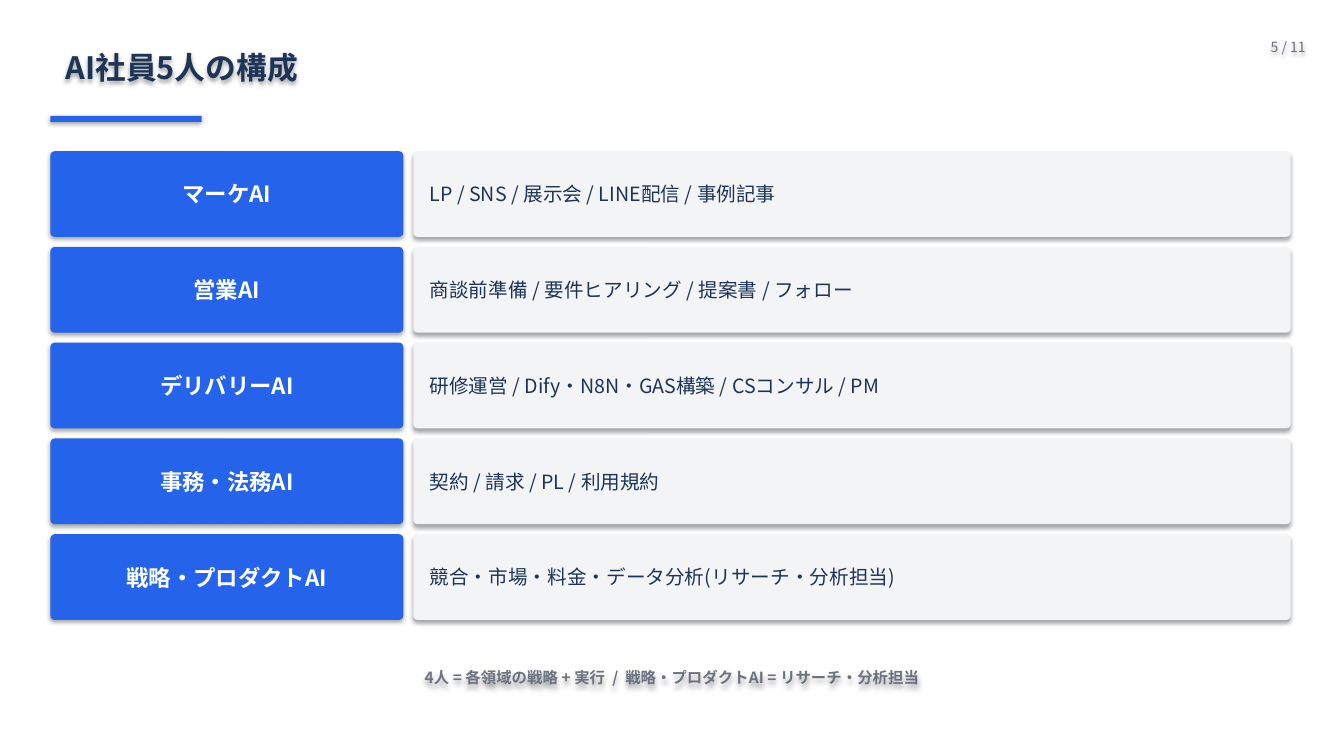
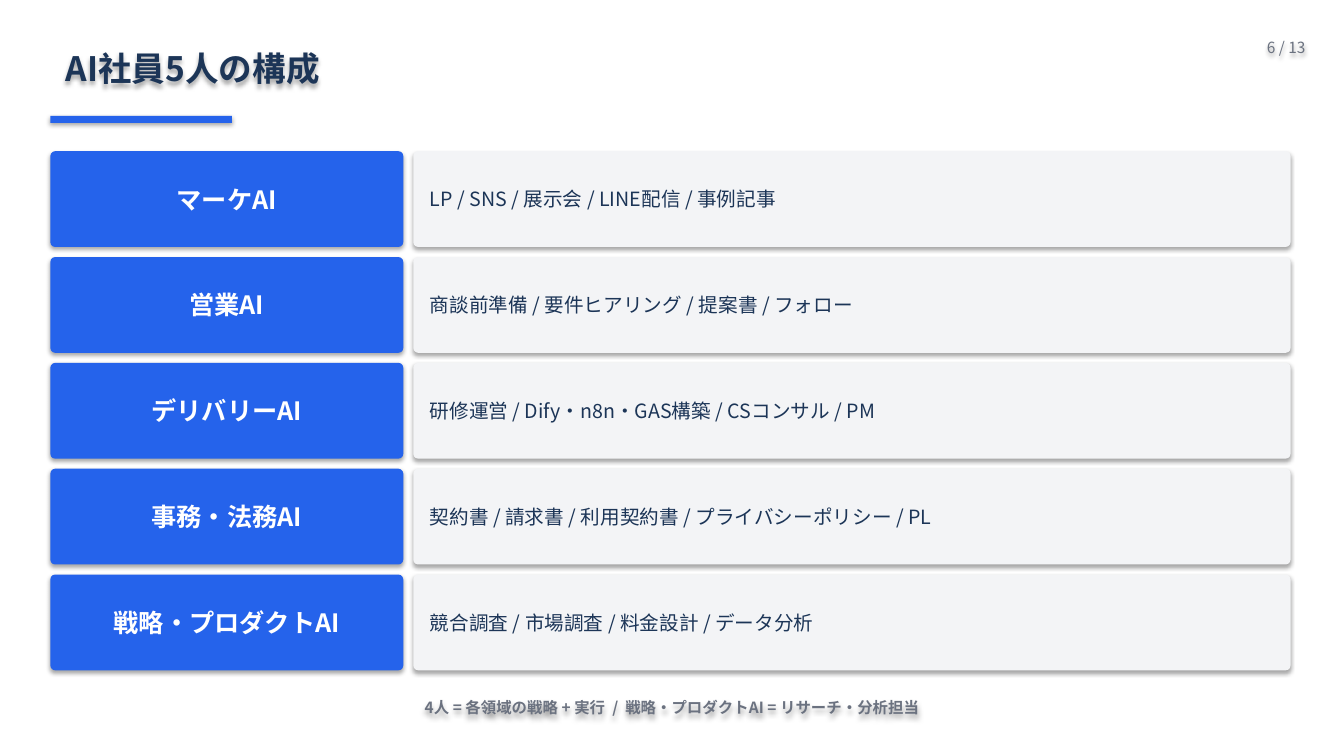
Before and after one commit to Ryunosuke-Okawa/Ryunosuke-n1, a slide deck: slide 6 of strategy/AI社員5人_発表_20260426.pptx (slide 5 before the commit). Drawn at 1344x756 pixels with LibreOffice and Linux fonts; fonts in the diff are those of the drawing. Boxes give left, top, right and bottom in pixels: in the first picture for what was removed or moved away, otherwise in the second. Text is boxed around its words. In the diff, an @@ line names an element or a change of style, - is before the commit and + after.

```diff
--- a/strategy/AI社員5人_発表_20260426.pptx
+++ b/strategy/AI社員5人_発表_20260426.pptx
@@ text "AI社員5人の構成" at (x1=65, y1=52, x2=319, y2=85): size 22 to 24 pt @@
@@ text at (x1=1267, y1=41, x2=1305, y2=53): text changed; size 10 to 11 pt @@
-5 / 11
+6 / 13
@@ rectangle resized from (x1=50, y1=116, x2=202, y2=122) to (x1=50, y1=116, x2=232, y2=123) @@
@@ rounded rectangle "マーケAI" resized from (x1=50, y1=151, x2=403, y2=237) to (x1=50, y1=151, x2=403, y2=247) @@
@@ rounded rectangle "LP / SNS / 展示会 ..." resized from (x1=413, y1=151, x2=1291, y2=237) to (x1=413, y1=151, x2=1291, y2=247) @@
@@ rounded rectangle "営業AI" resized from (x1=50, y1=247, x2=403, y2=333) to (x1=50, y1=257, x2=403, y2=353) @@
@@ rounded rectangle "商談前準備 / 要件ヒアリング / 提案書 ..." resized from (x1=413, y1=247, x2=1291, y2=333) to (x1=413, y1=257, x2=1291, y2=353) @@
@@ rounded rectangle "デリバリーAI" resized from (x1=50, y1=343, x2=403, y2=429) to (x1=50, y1=363, x2=403, y2=459) @@
@@ rounded rectangle "研修運営 / Dify・n8n・GAS構築 / CSコンサル ..." resized from (x1=413, y1=343, x2=1291, y2=429) to (x1=413, y1=363, x2=1291, y2=459) @@
@@ text in rounded rectangle at (x1=430, y1=401, x2=875, y2=423): text changed @@
-研修運営 / Dify・N8N・GAS構築 / CSコンサル / PM
+研修運営 / Dify・n8n・GAS構築 / CSコンサル / PM
@@ rounded rectangle "事務・法務AI" resized from (x1=50, y1=439, x2=403, y2=524) to (x1=50, y1=469, x2=403, y2=565) @@
@@ rounded rectangle "契約書 / 請求書 / 利用契約書 ..." resized from (x1=413, y1=439, x2=1291, y2=524) to (x1=413, y1=469, x2=1291, y2=565) @@
@@ text in rounded rectangle at (x1=430, y1=507, x2=931, y2=526): text changed @@
-契約 / 請求 / PL / 利用規約
+契約書 / 請求書 / 利用契約書 / プライバシーポリシー / PL
@@ size 16 to 18 pt in 5 elements at (x1=50, y1=151, x2=403, y2=247), (x1=50, y1=257, x2=403, y2=353), (x1=50, y1=363, x2=403, y2=459), (x1=50, y1=469, x2=403, y2=565), (x1=50, y1=575, x2=403, y2=670) @@
@@ rounded rectangle "戦略・プロダクトAI" resized from (x1=50, y1=534, x2=403, y2=620) to (x1=50, y1=575, x2=403, y2=670) @@
@@ rounded rectangle "競合調査 / 市場調査 / 料金設計 ..." resized from (x1=413, y1=534, x2=1291, y2=620) to (x1=413, y1=575, x2=1291, y2=670) @@
@@ text in rounded rectangle at (x1=430, y1=613, x2=813, y2=632): text changed @@
-競合・市場・料金・データ分析(リサーチ・分析担当)
+競合調査 / 市場調査 / 料金設計 / データ分析
@@ text "4人 = 各領域の戦略 + 実行 ..." moved from (x1=425, y1=668, x2=919, y2=688) to (x1=425, y1=698, x2=919, y2=718) @@
```
Also in this commit, not shown: 8 other slides changed, 4 slides added, 2 slides removed, 1 other file.
